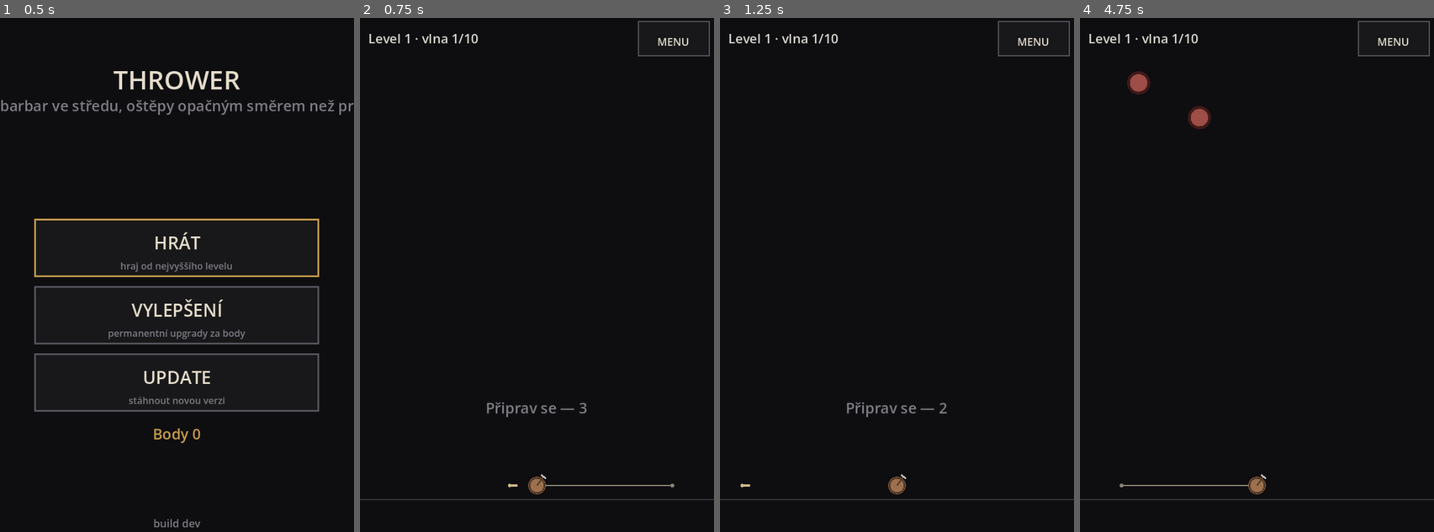
Above: before the commit, frames 1-4 (left to right).
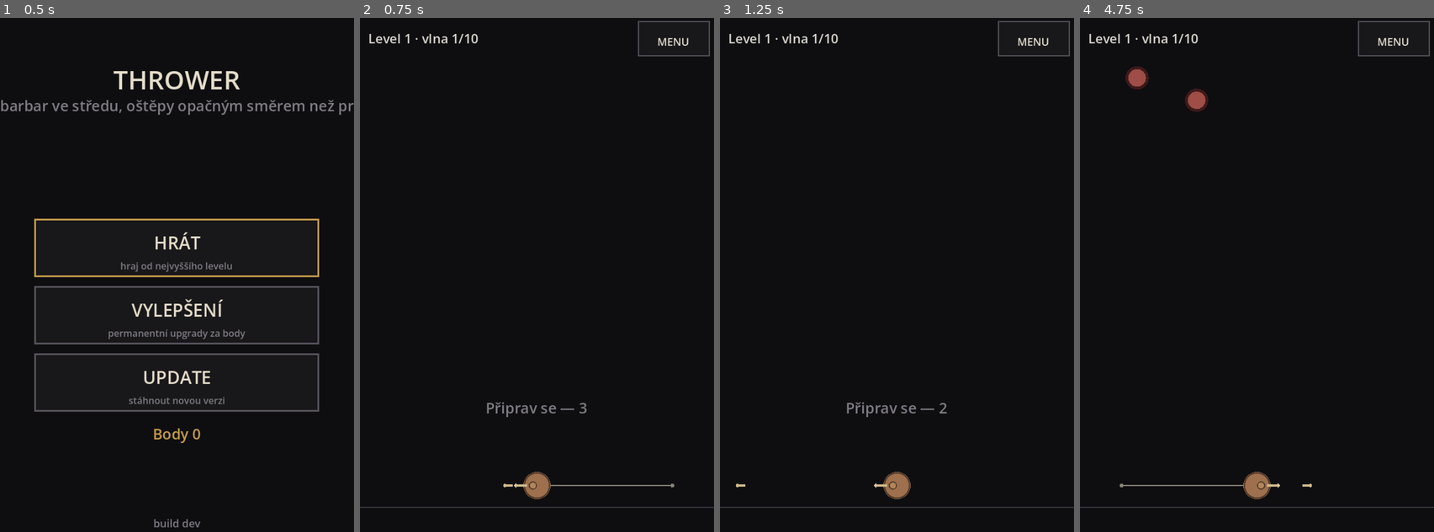
Above: after the commit, the same moments.

Repository: jankoznar94/dark-story
Game: Godot game, scene res://main.tscn
Same seed, same stepped clock (60 frames per second), same inputs: the game is played once before the commit and once after it.
Inputs (mouse positions are in pixels of both pictures, inside the frame that each line leads up to):
- Up to frame 1 (0.5 s): no input
- Up to frame 2 (0.75 s): tap Enter at 0.5 s; move the mouse to (614, 259) at 0.52 s; click (614, 259) at 0.67 s
- Up to frame 3 (1.25 s): no input
- Up to frame 4 (4.75 s): tap Space at 1.25, 2.75 s; drag from (1186, 310) to (1239, 388) at 1.27 s; tap Enter at 2, 3.5 s; move the mouse to (1292, 167) at 2.02 s; click (1292, 167) at 2.17 s; drag from (1239, 388) to (1150, 203) at 2.77 s; move the mouse to (1363, 362) at 3.52 s; click (1363, 362) at 3.67 s; drag from (1150, 203) to (1203, 151) at 4.27 s

Frame 1 is identical in both runs. In frame 2, 0.8% of the frame differs, in the area x 0-100%, y 88-96%; in frame 3, 0.8%; in frame 4, 1.4%, in the area x 0-100%, y 9-96%.

Commit message:
Thrower: vetsi barbar, otaci se se smerem strelby, o 25 % rychlejsi hazeci zaklad, nepratele na zacatku pomalejsi

Diff:
--- a/scripts/game.gd
+++ b/scripts/game.gd
@@ -15,7 +15,12 @@
 const HP_GROWTH := 1.16
 # CESTA NEPRITELE od okraje do stredu. Je to cas, ne rychlost - na jinem
 # displeji musi prijit za stejnou dobu.
-const TRAVEL_S := 9.0
+const TRAVEL_S := 14.0
+# ZACATEK JE POMALEJSI A ZRYCHLUJE S LEVELY (Jan, Oct 2026: "Nepřátelé budou
+# chodit ze začátku pomaleji"): na prvnim levelu jdou 14 s, kazdy dalsi level
+# o 1,2 s min, ale nikdy pod 8 s - jinak by vysoke levely byly nehratelne.
+const TRAVEL_MIN := 8.0
+const TRAVEL_STEP := 1.2
 const SPAWN_GAP := 0.75
 const BUILD_S := 3.0
 const BODY_PER_WAVE := 1
@@ -44,7 +49,7 @@
 var enemies: Array = []
 var spears: Array = []
 var aiming: bool = false
-var aim: Vector2 = Vector2.RIGHT
+var aim: Vector2 = Vector2.UP
 var fire_left: float = 0.0
 var spawn_left: float = 0.0
 var spawned: int = 0
@@ -105,7 +110,13 @@
 # bojovnik i nepratele zabirat stejny podil plochy.
 
 func warrior_r() -> float:
-	return field_r * 0.055
+	# BARBAR JE VELKY (Jan, Oct 2026: "Barbar musí být větší") - je to hlavni
+	# objekt na obrazovce a musi byt videt, kam se otoci.
+	return field_r * 0.085
+
+
+func travel_time() -> float:
+	return clampf(TRAVEL_S - float(level - 1) * TRAVEL_STEP, TRAVEL_MIN, TRAVEL_S)
 
 
 func enemy_r() -> float:
@@ -272,7 +283,7 @@
 	var p := {
 		"pos": p0,
 		"hp": enemy_hp(wave), "max_hp": enemy_hp(wave),
-		"speed": dist / TRAVEL_S, "dmg": enemy_dmg(wave),
+		"speed": dist / travel_time(), "dmg": enemy_dmg(wave),
 		"alive": true,
 	}
 	enemies.append(p)
--- a/scripts/game_view.gd
+++ b/scripts/game_view.gd
@@ -255,15 +255,30 @@
 func _draw_warrior() -> void:
 	var c: Vector2 = layout.center
 	var r: float = game.warrior_r()
-	draw_circle(c, r, WARRIOR)
-	draw_arc(c, r * 0.86, 0.0, TAU, 32, WARRIOR_DARK, maxf(2.0, r * 0.18))
-	# SEKERA v ruce: krátká násada a klín. Grafika je zamerne jednoducha, jak
-	# Jan rekl ("Zatím to zobrazíme graficky jen velmi jednoduše").
-	var a: Vector2 = Vector2(0.6, -0.8).normalized()
-	draw_line(c, c + a * r * 1.25, WARRIOR_DARK, maxf(2.0, r * 0.16))
-	var tip: Vector2 = c + a * r * 1.25
-	draw_line(tip - a.orthogonal() * r * 0.35, tip + a.orthogonal() * r * 0.35,
-		Color(0.80, 0.78, 0.72), maxf(2.0, r * 0.20))
+	# BARBAR SE OTACI SE SMEREM STRELEY (Jan, Oct 2026: "Barbar se musí otáčet
+	# s tím jak se točí směr střelby. Nesmí jen staticky stát."). Kresli se
+	# v lokalnich souradnicich, kde "-y" je smer strelby; otoceni ridi `aim`.
+	var rot: float = game.aim.angle() + PI * 0.5
+	draw_set_transform(c, rot, Vector2.ONE)
+	draw_circle(Vector2.ZERO, r, WARRIOR)
+	draw_arc(Vector2.ZERO, r * 0.93, 0.0, TAU, 36, WARRIOR_DARK, maxf(2.0, r * 0.10))
+	# RAMENO s ostepem dopredu: hrot je to, co hrac sleduje, takze musi byt
+	# presne ve smeru letu.
+	var hand: Vector2 = Vector2(0.0, -r * 0.62)
+	draw_line(Vector2(0.0, -r * 0.10), hand, WARRIOR_DARK, maxf(3.0, r * 0.26))
+	var tip: Vector2 = hand + Vector2(0.0, -r * 0.95)
+	draw_line(hand - Vector2(0.0, r * 0.10), tip, SPEAR, maxf(2.5, r * 0.14))
+	# Hrot ostepu: trojuhelnik (plny, bez glow).
+	var w: float = r * 0.20
+	draw_colored_polygon(PackedVector2Array([
+		tip + Vector2(0.0, -r * 0.16),
+		tip + Vector2(-w, r * 0.04),
+		tip + Vector2(w, r * 0.04),
+	]), Color(0.86, 0.82, 0.66))
+	# HLAVA ve smeru pohledu.
+	draw_circle(Vector2(0.0, -r * 0.30), r * 0.26, Color(0.70, 0.52, 0.36))
+	draw_arc(Vector2(0.0, -r * 0.30), r * 0.26, 0.0, TAU, 20, WARRIOR_DARK, maxf(1.5, r * 0.07))
+	draw_set_transform(Vector2.ZERO, 0.0, Vector2.ONE)
 
 
 func _draw_enemies() -> void:
--- a/scripts/upgrades.gd
+++ b/scripts/upgrades.gd
@@ -23,9 +23,12 @@
 	{"id": "dmg", "label": "Poškození", "cat": CAT_OFF, "kind": "int",
 		"start": 6, "step": 3, "cap": 27, "perm_max": 7},
 	# RYCHLOST HAZENI. Je to DOBA MEZI HODY, takze mensi je lepsi; krok je
-	# zaporny a `value_of` ho orizne smerem ke stropu.
+	# zaporny a `value_of` ho orizne smerem ke stropu. Zaklad je o 25 %
+	# rychlejsi nez puvodnich 1,10 s (Jan, Oct 2026: "Výchozí rychlost střelby
+	# bude o 25% rychlejší než teď"), proto 1,10 / 1,25 = 0,88 s a stejne
+	# zkraceny krok i strop.
 	{"id": "rate", "label": "Rychlost házení", "cat": CAT_OFF, "kind": "time",
-		"start": 1.10, "step": -0.075, "cap": 0.35, "perm_max": 10},
+		"start": 0.88, "step": -0.06, "cap": 0.28, "perm_max": 10},
 	# POCET OSTRU V JEDNOM HODU. Kazdy leti malinko jinam (vedle sebe).
 	{"id": "shots", "label": "Víc oštěpů", "cat": CAT_OFF, "kind": "count",
 		"start": 1, "step": 1, "cap": 4, "perm_max": 3},
--- a/tools/test_layout.gd
+++ b/tools/test_layout.gd
@@ -78,19 +78,20 @@
 	_check(l.hud_pause.end.x <= l.hud_menu.position.x, "%s: tlacitka v pruhu se prekryvaji" % tag)
 	_check(l.hud_menu.end.x <= v.x + 0.5, "%s: MENU je mimo displej" % tag)
 	# 5) HRATELNOST: neprítel z horniho okraje stihne dojit k bojovnikovi za
-	#    TRAVEL_S (a to i na tom nejvyssim displeji, kde je cesta nejdelsi).
+	#    svuj cestovni cas (na 1. levelu je nejpomalejsi).
 	var g := Game.new()
 	g.profile = Profile.new()
 	g.set_field(l.field_r, l.center, l.arena)
 	# TEST MODE: zadne vlny, jen ten jeden neprítel, ktery ma dojit.
 	g.phase = "test"
+	var tt: float = g.travel_time()
 	var start := Vector2(l.center.x, l.arena.position.y + l.field_r * 0.06)
 	var e := {"pos": start, "hp": 10.0, "max_hp": 10.0,
-		"speed": start.distance_to(l.center) / Game.TRAVEL_S, "dmg": 1.0, "alive": true}
+		"speed": start.distance_to(l.center) / tt, "dmg": 1.0, "alive": true}
 	g.enemies.append(e)
 	var t: float = 0.0
-	while t < Game.TRAVEL_S + 1.0 and not g.enemies.is_empty():
+	while t < tt + 1.0 and not g.enemies.is_empty():
 		g.step(1.0 / 60.0)
 		t += 1.0 / 60.0
 	_check(g.enemies.is_empty(), "%s: neprítel nedojde k bojovnikovi (%.1f s)" % [tag, t])
-	_check(t <= Game.TRAVEL_S + 0.5, "%s: cesta k bojovnikovi je delsi nez TRAVEL_S (%.1f s)" % [tag, t])
+	_check(t <= tt + 0.5, "%s: cesta k bojovnikovi je delsi nez cestovni cas (%.1f s)" % [tag, t])
--- a/tools/test_upgrades.gd
+++ b/tools/test_upgrades.gd
@@ -49,8 +49,9 @@
 func _test_rate() -> void:
 	var a: float = Upgrades.value_of("rate", 0)
 	var b: float = Upgrades.value_of("rate", 10)
-	_check(absf(a - 1.10) < 0.0001, "zakladni interval neni 1,10 s (%.2f)" % a)
-	_check(absf(b - 0.35) < 0.0001, "nejkratsi interval neni 0,35 s (%.2f)" % b)
+	_check(absf(a - 0.88) < 0.0001, "zakladni interval neni 0,88 s (%.2f)" % a)
+	_check(absf(b - 0.28) < 0.0001, "nejkratsi interval neni 0,28 s (%.2f)" % b)
+	_check(a < 1.11, "zaklad neni o 25 %% rychlejsi nez puvodnich 1,10 s (%.2f)" % a)
 	_check(b < a, "upgrade hazeni nezrychlil")
 	_check(absf(Upgrades.value_of("spd", 0) - 1.6) < 0.0001, "zakladni rychlost ostepu neni 1,6")
 
@@ -83,6 +84,6 @@
 		var t: String = Upgrades.value_text(id, 0)
 		_check(t != "", "%s: text je prazdny" % id)
 		_check(not t.contains("."), "%s: tecka misto ceske carky (%s)" % [id, t])
-	_check(Upgrades.value_text("rate", 0) == "1,10 s",
-		"interval se netiskne jako 1,10 s (%s)" % Upgrades.value_text("rate", 0))
+	_check(Upgrades.value_text("rate", 0) == "0,88 s",
+		"interval se netiskne jako 0,88 s (%s)" % Upgrades.value_text("rate", 0))
 	_check(Upgrades.value_text("dmg", 0) == "6", "poskozeni se netiskne jako 6")
